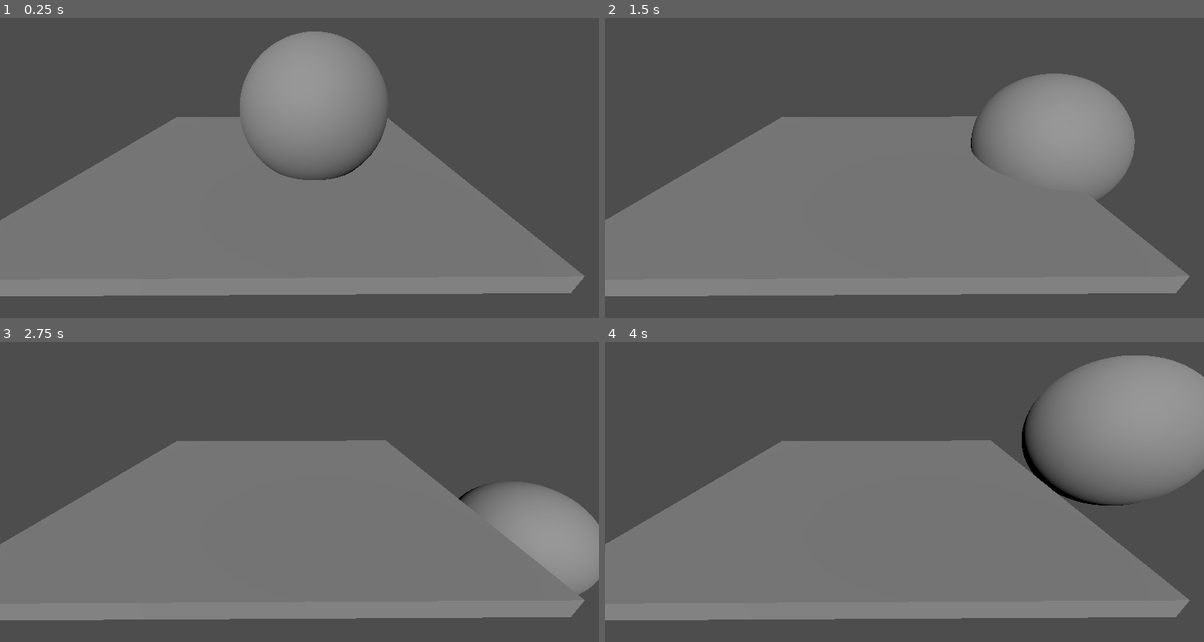
Above: before the commit, frames 1-4 (two rows, left to right).
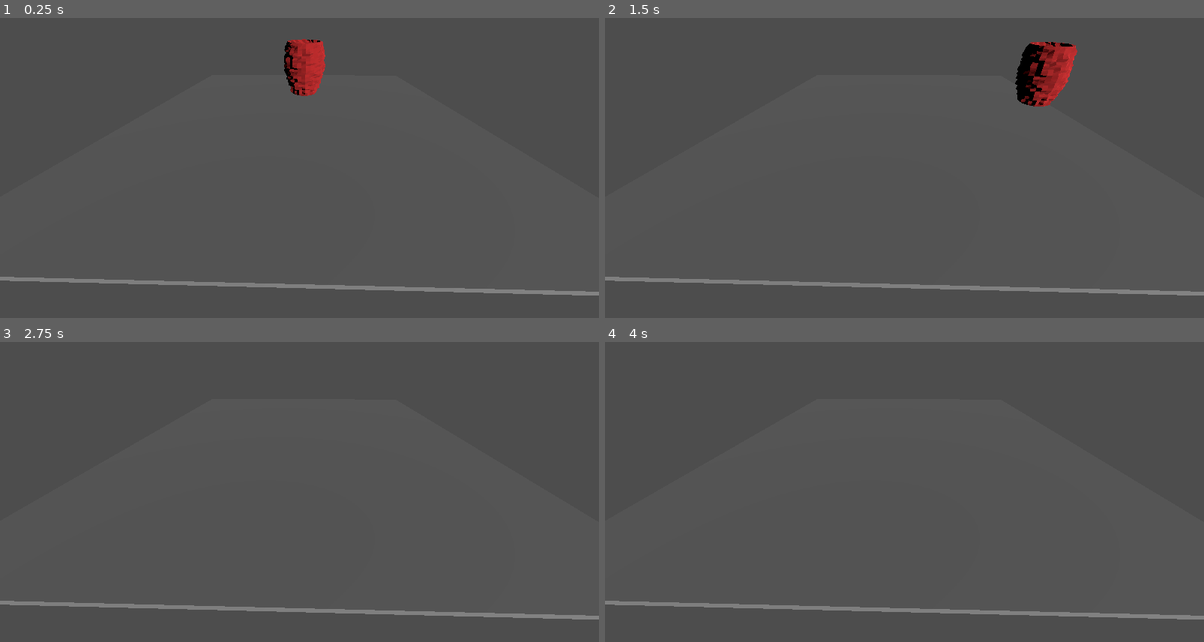
Above: after the commit, the same moments.

Repository: nagy135/godot_demo
Game: Godot game, scene res://main_scene.tscn
The game is run twice, just before and just after one commit, with the same random seed, the same clock (stepped at 60 frames per second) and the same inputs.
Inputs:
- Up to frame 1 (0.25 s): no input
- Up to frame 2 (1.5 s): tap Enter (ui_accept) at 0.5, 0.6, 0.77, 1.07, 1.35 s; hold Right (ui_right) 0.53-1.28 s; hold Down (ui_down) from 1.28 s (still down)
- Up to frame 3 (2.75 s): tap Enter (ui_accept) at 1.52, 1.82, 2.1 s; release Down (ui_down) at 2.03 s; hold Right (ui_right) from 2.03 s (still down)
- Up to frame 4 (4 s): release Right (ui_right) at 2.78 s; hold Up (ui_up) 2.78-3.53 s; tap Enter (ui_accept) at 2.85, 3.02, 3.32, 3.6, 3.77 s; hold Left (ui_left) from 3.53 s (still down)

The runs differ from the first frame. In frame 1, 47% of the frame differs, in the area x 0-100%, y 4-93%; in frame 2, 50%; in frame 3, 47%; in frame 4, 53%.

Commit message:
feat: red vase

Diff:
--- a/main_scene.tscn
+++ b/main_scene.tscn
@@ -10,20 +10,21 @@
 [node name="Node3D" type="Node3D"]
 
 [node name="StaticBody3D" type="StaticBody3D" parent="."]
+transform = Transform3D(2.48715, 0, 0, 0, 1, 0, 0, 0, 1.27412, 0, 0, 0)
 
 [node name="CollisionShape3D" type="CollisionShape3D" parent="StaticBody3D"]
-transform = Transform3D(1, 0, 0, 0, 0.784314, 0, 0, 0, 1, -0.701904, 0, 0.59967)
+transform = Transform3D(10.3058, 0, 0, 0, 0.569906, 0, 0, 0, 21.6944, -0.701904, 0, 0.59967)
 shape = SubResource("BoxShape3D_iayql")
 
 [node name="MeshInstance3D" type="MeshInstance3D" parent="StaticBody3D"]
-transform = Transform3D(2.48822, 0, 0, 0, 0.0978959, 0, 0, 0, 2.00764, -0.458945, 0, 0)
+transform = Transform3D(22.0195, 0, 0, 0, 0.446515, 0, 0, 0, 47.4847, -0.458945, 0, 0)
 mesh = SubResource("BoxMesh_bjl2w")
 
 [node name="DirectionalLight3D" type="DirectionalLight3D" parent="."]
-transform = Transform3D(-0.965876, -0.158755, 0.204646, 0, 0.790127, 0.612943, -0.259005, 0.592027, -0.763165, 0, 1.89547, -3.84164)
+transform = Transform3D(0.341194, -0.707413, 0.618994, 0.7317, 0.613258, 0.297541, -0.590087, 0.351398, 0.726854, 20.9468, 10.0487, 14.4051)
 
 [node name="Node3D" parent="." instance=ExtResource("1_6ohrk")]
-transform = Transform3D(0.103859, 0, 0, 0, 0.103859, 0, 0, 0, 0.103859, -0.759768, 0.390061, 0)
+transform = Transform3D(0.499699, 0, 0, 0, 0.499699, 0, 0, 0, 0.499699, -0.759768, 0.568892, 0)
 
 [node name="Camera3D" type="Camera3D" parent="."]
-transform = Transform3D(-0.999987, -0.00339487, 0.00382978, -0.00143687, 0.904455, 0.426566, -0.004912, 0.426555, -0.904448, -0.660748, 0.809169, -1.52511)
+transform = Transform3D(0.999698, -0.0116605, 0.0216516, -0.000862467, 0.863272, 0.504739, -0.0245767, -0.504605, 0.863001, -0.610082, 14.1292, 37.6909)
--- /dev/null
+++ b/mover.gd
@@ -0,0 +1,25 @@
+extends CharacterBody3D
+
+
+const SPEED = 25.0
+const JUMP_VELOCITY = 9.5
+const GRAVITY_MULTIPLIER = 2
+
+
+func _physics_process(delta: float) -> void:
+	if not is_on_floor():
+		velocity += get_gravity() * delta * GRAVITY_MULTIPLIER
+
+	if Input.is_action_just_pressed("ui_accept") and is_on_floor():
+		velocity.y = JUMP_VELOCITY
+
+	var input_dir := Input.get_vector("ui_left", "ui_right", "ui_up", "ui_down")
+	var direction := (transform.basis * Vector3(input_dir.x, 0, input_dir.y)).normalized()
+	if direction:
+		velocity.x = direction.x * SPEED
+		velocity.z = direction.z * SPEED
+	else:
+		velocity.x = move_toward(velocity.x, 0, SPEED)
+		velocity.z = move_toward(velocity.z, 0, SPEED)
+
+	move_and_slide()
--- a/mover.tscn
+++ b/mover.tscn
@@ -1,19 +1,23 @@
-[gd_scene load_steps=4 format=3 uid="uid://c4jpc6ljab1c4"]
+[gd_scene load_steps=5 format=3 uid="uid://c4jpc6ljab1c4"]
 
-[ext_resource type="Script" path="res://rigid_body_3d.gd" id="1_xsnfj"]
+[ext_resource type="Script" path="res://mover.gd" id="1_43ow8"]
+[ext_resource type="ArrayMesh" uid="uid://c6esgv2sxgl4i" path="res://vase.obj" id="2_1lbvq"]
 
-[sub_resource type="SphereShape3D" id="SphereShape3D_5ahsm"]
+[sub_resource type="BoxShape3D" id="BoxShape3D_6cm3r"]
 
-[sub_resource type="SphereMesh" id="SphereMesh_4m8j8"]
+[sub_resource type="StandardMaterial3D" id="StandardMaterial3D_obh4l"]
+vertex_color_is_srgb = true
+albedo_color = Color(0.737255, 0.133333, 0.137255, 1)
 
-[node name="Node3D" type="Node3D"]
+[node name="CharacterBody3D" type="CharacterBody3D"]
+script = ExtResource("1_43ow8")
 
-[node name="RigidBody3D" type="RigidBody3D" parent="."]
-transform = Transform3D(0.335826, 0, 0, 0, 0.335826, 0, 0, 0, 0.335826, 0, 0, 0)
-script = ExtResource("1_xsnfj")
+[node name="CollisionShape3D" type="CollisionShape3D" parent="."]
+transform = Transform3D(13.956, 0, 0, 0, 27.2596, 0, 0, 0, 13.8803, 0, 7.0035, 0)
+shape = SubResource("BoxShape3D_6cm3r")
 
-[node name="CollisionShape3D" type="CollisionShape3D" parent="RigidBody3D"]
-shape = SubResource("SphereShape3D_5ahsm")
-
-[node name="MeshInstance3D" type="MeshInstance3D" parent="RigidBody3D"]
-mesh = SubResource("SphereMesh_4m8j8")
+[node name="MeshInstance3D" type="MeshInstance3D" parent="."]
+transform = Transform3D(0.157936, 0.00067963, -0.00648746, -0.000915095, 0.157964, -0.00572949, 0.00645846, 0.00576216, 0.157834, 0, 0, 0)
+material_override = SubResource("StandardMaterial3D_obh4l")
+mesh = ExtResource("2_1lbvq")
+skeleton = NodePath("../CollisionShape3D")
Not shown, added: vase.mtl
Not shown, added: vase.obj
Not shown, added: vase.obj.import
